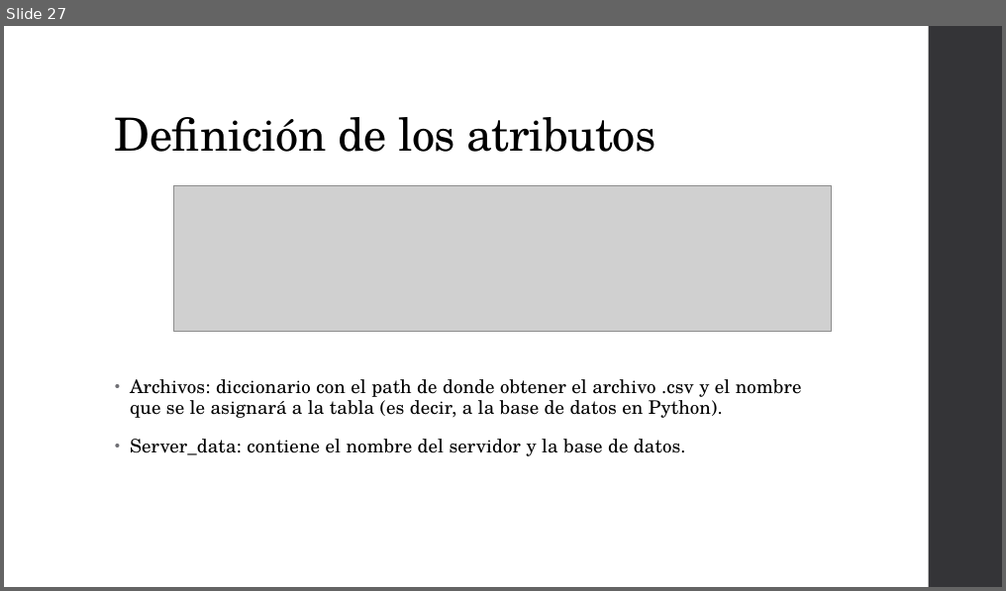
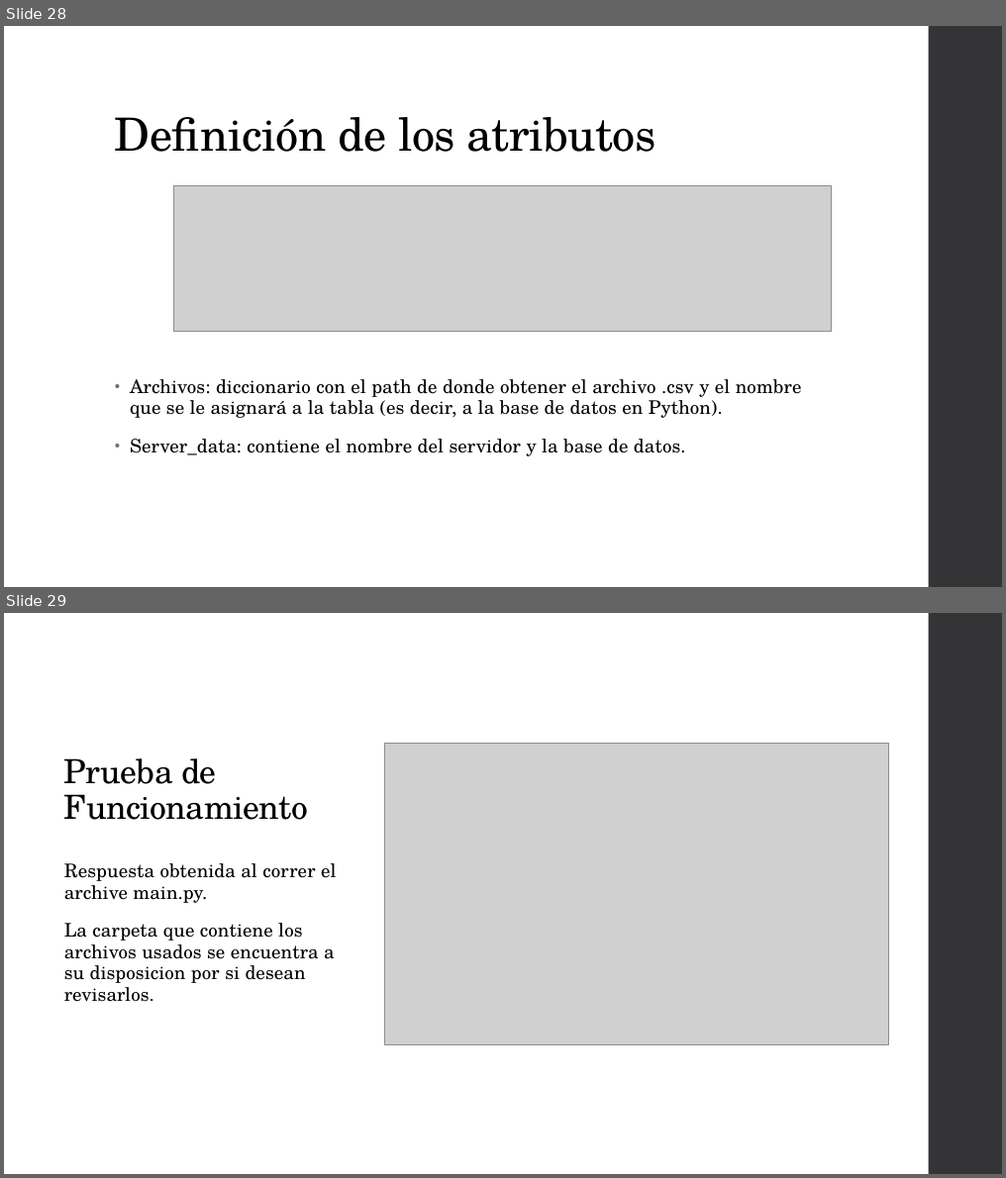
Before and after one commit to VGardella/GELT-data-excercise, a slide deck: Presentacion GELT - Gardella, Victoria (Data Engineer).pptx. Shown one above the other, each under a label of ours: slide 27 before the commit, slides 28 and 29 after it. The pictures are 1006x591 and 1006x1178 pixels, drawn with LibreOffice and Linux fonts; fonts in the diff are those of the drawing; grey boxes stand for pictures. Boxes give left, top, right and bottom in pixels: in the first picture for what was removed or moved away, otherwise in the second. Text is boxed around its words. In the diff, an @@ line names an element or a change of style, - is before the commit and + after.

Commit message:
Reestructuración de la Carpeta.

```diff
--- a/Presentacion GELT - Gardella, Victoria (Data Engineer).pptx
+++ b/Presentacion GELT - Gardella, Victoria (Data Engineer).pptx
@@ slide 29 added at (4,613,1002,1174), background #FFFFFF; not listed: 1 template element that a slide beside it also shows @@
@@ title added at (64,759,309,820), 32 pt, text #000000 @@
+Prueba de Funcionamiento
@@ picture added at (385,744,889,1046) @@
@@ text added at (64,863,337,1002), 18 pt, text #000000 @@
+Respuesta obtenida al correr el archive main.py.
+La carpeta que contiene los archivos usados se encuentra a su disposicion por si desean revisarlos.
@@ what was slide 27 is now slide 28 @@
```
Also in this commit, not shown: 1 slide changed, 6 other slides added, 1 slide removed, 23 other files.
